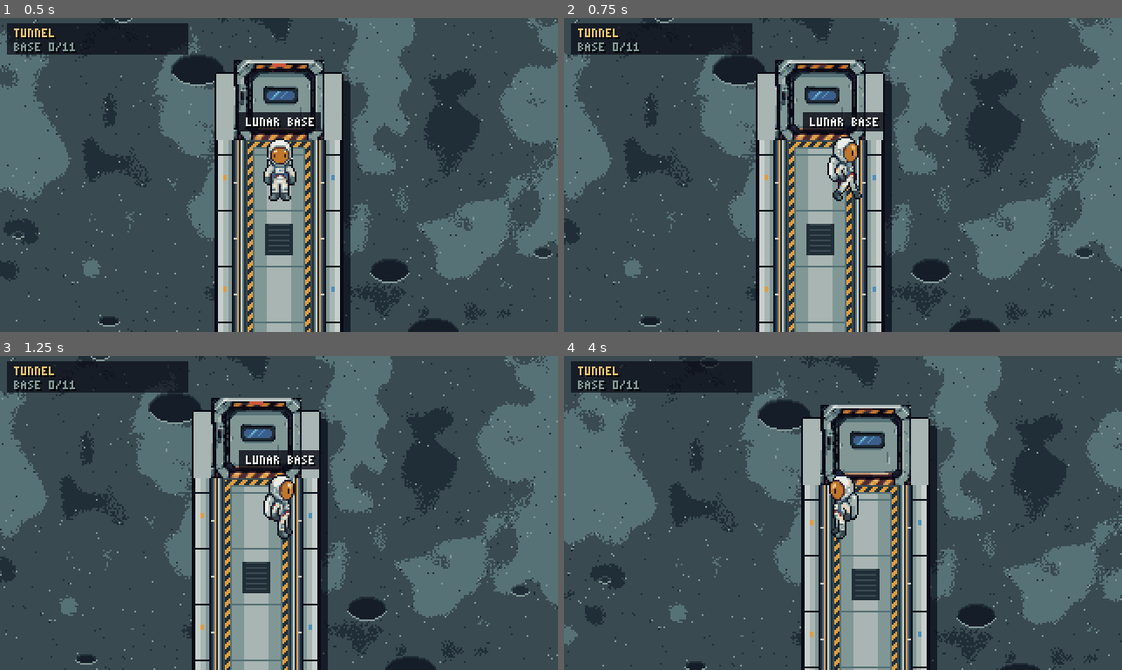
Above: before the commit, frames 1-4 (two rows, left to right).
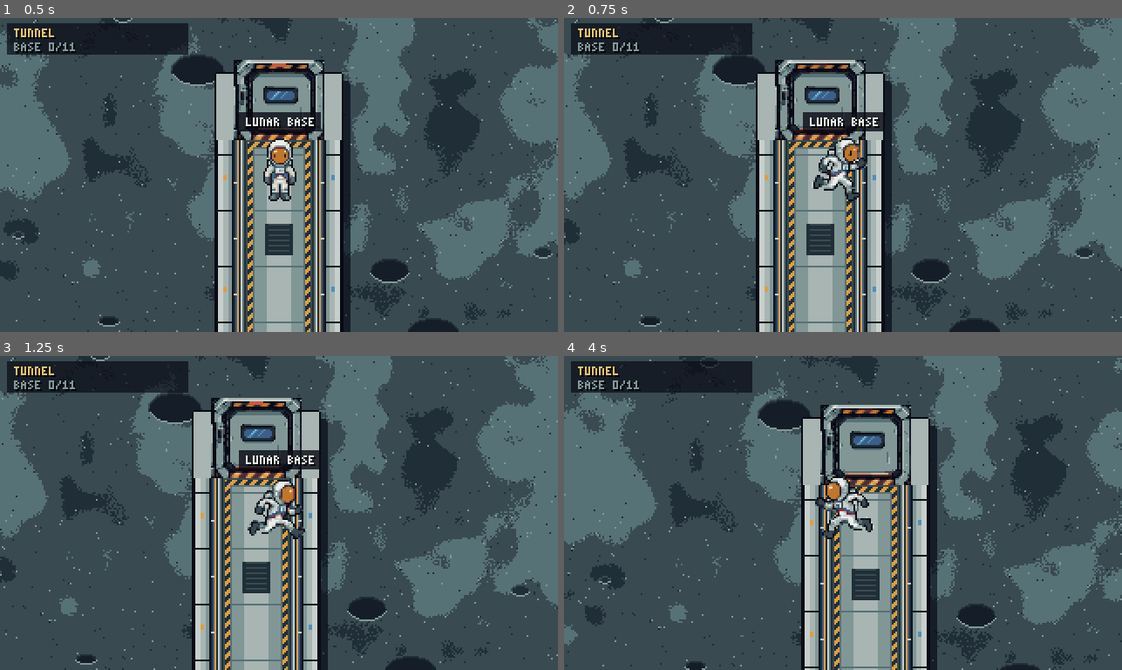
Above: after the commit, the same moments.

Repository: HattoriLoL/Artemis-Adventure
Game: Godot game, scene res://cenas/mapa.tscn
Same seed, same stepped clock (60 frames per second), same inputs: the game is played once before the commit and once after it.
Inputs (mouse positions are in pixels of both pictures, inside the frame that each line leads up to):
- Up to frame 1 (0.5 s): no input
- Up to frame 2 (0.75 s): tap Enter (ui_accept) at 0.5 s; move the mouse to (965, 159) at 0.52 s; hold D (direita) from 0.53 s (still down); hold Shift (andar, bound only before the commit) from 0.53 s (still down); click (965, 159) at 0.67 s
- Up to frame 3 (1.25 s): keep holding D (direita); keep holding Shift (andar, bound only before the commit); tap Enter (ui_accept) at 0.77 s; tap E (usar) at 0.8 s
- Up to frame 4 (4 s): move the mouse to (731, 528) at 1.27 s; release D (direita) at 1.28 s; release Shift (andar, bound only before the commit) at 1.28 s; hold S (baixo) 1.28-2.03 s; tap E (usar) at 1.35, 3.8 s; tap Enter (ui_accept) at 1.52, 2.75, 3.02, 3.77 s; tap X at 1.55, 2.1 s; move the mouse to (898, 443) at 2.02 s; hold D (direita) 2.03-2.78 s; tap J at 2.3, 2.85 s; move the mouse to (815, 575) at 2.77 s; hold W (cima) 2.78-3.53 s; click (815, 575) at 2.92 s; tap Shift (andar, bound only before the commit) at 3.05 s; move the mouse to (1010, 560) at 3.52 s; hold A (esquerda) from 3.53 s (still down); hold Shift (andar, bound only before the commit) from 3.53 s (still down)

Frame 1 is identical in both runs. In frame 2, 1.0% of the frame differs, in the area x 44-55%, y 37-59%; in frame 3, 1.1%; in frame 4, 1.1%.

Commit message:
Animação de correr do astronauta e ação correr no Shift
- Folha do astronauta com 4 linhas novas e animações run_down, run_left, run_right e run_up (12 fps): de perfil,
  um ciclo de corrida do mesmo personagem (passadas longas, corpo inclinado), espelhado para o outro lado; de
  frente e de costas, os quadros de andar com quique. As animações antigas não mudam.
- O astronauta usa run_<dir> enquanto corre (no lugar de acelerar a de andar com speed_scale).
- A ação "correr" não existia no InputMap (o Godot acusava ação inexistente a cada quadro): o Shift do mapa.gd
  passa a se chamar "correr" e o jogador lê só ela.

Diff:
--- a/jogo/assets/astronauta/astronauta_topo_frames.tres
+++ b/jogo/assets/astronauta/astronauta_topo_frames.tres
@@ -161,6 +161,70 @@
 [sub_resource type="AtlasTexture" id="AtlasTexture_40"]
 atlas = ExtResource("1_folha")
 region = Rect2(96, 528, 48, 48)
+
+[sub_resource type="AtlasTexture" id="AtlasTexture_41"]
+atlas = ExtResource("1_folha")
+region = Rect2(0, 576, 48, 48)
+
+[sub_resource type="AtlasTexture" id="AtlasTexture_42"]
+atlas = ExtResource("1_folha")
+region = Rect2(48, 576, 48, 48)
+
+[sub_resource type="AtlasTexture" id="AtlasTexture_43"]
+atlas = ExtResource("1_folha")
+region = Rect2(96, 576, 48, 48)
+
+[sub_resource type="AtlasTexture" id="AtlasTexture_44"]
+atlas = ExtResource("1_folha")
+region = Rect2(144, 576, 48, 48)
+
+[sub_resource type="AtlasTexture" id="AtlasTexture_45"]
+atlas = ExtResource("1_folha")
+region = Rect2(0, 624, 48, 48)
+
+[sub_resource type="AtlasTexture" id="AtlasTexture_46"]
+atlas = ExtResource("1_folha")
+region = Rect2(48, 624, 48, 48)
+
+[sub_resource type="AtlasTexture" id="AtlasTexture_47"]
+atlas = ExtResource("1_folha")
+region = Rect2(96, 624, 48, 48)
+
+[sub_resource type="AtlasTexture" id="AtlasTexture_48"]
+atlas = ExtResource("1_folha")
+region = Rect2(144, 624, 48, 48)
+
+[sub_resource type="AtlasTexture" id="AtlasTexture_49"]
+atlas = ExtResource("1_folha")
+region = Rect2(0, 672, 48, 48)
+
+[sub_resource type="AtlasTexture" id="AtlasTexture_50"]
+atlas = ExtResource("1_folha")
+region = Rect2(48, 672, 48, 48)
+
+[sub_resource type="AtlasTexture" id="AtlasTexture_51"]
+atlas = ExtResource("1_folha")
+region = Rect2(96, 672, 48, 48)
+
+[sub_resource type="AtlasTexture" id="AtlasTexture_52"]
+atlas = ExtResource("1_folha")
+region = Rect2(144, 672, 48, 48)
+
+[sub_resource type="AtlasTexture" id="AtlasTexture_53"]
+atlas = ExtResource("1_folha")
+region = Rect2(0, 720, 48, 48)
+
+[sub_resource type="AtlasTexture" id="AtlasTexture_54"]
+atlas = ExtResource("1_folha")
+region = Rect2(48, 720, 48, 48)
+
+[sub_resource type="AtlasTexture" id="AtlasTexture_55"]
+atlas = ExtResource("1_folha")
+region = Rect2(96, 720, 48, 48)
+
+[sub_resource type="AtlasTexture" id="AtlasTexture_56"]
+atlas = ExtResource("1_folha")
+region = Rect2(144, 720, 48, 48)
 
 [resource]
 animations = [{
@@ -371,4 +435,84 @@
 "loop": false,
 "name": &"use_up",
 "speed": 8.0
+}, {
+"frames": [{
+"duration": 1.0,
+"texture": SubResource("AtlasTexture_41")
+},
+{
+"duration": 1.0,
+"texture": SubResource("AtlasTexture_42")
+},
+{
+"duration": 1.0,
+"texture": SubResource("AtlasTexture_43")
+},
+{
+"duration": 1.0,
+"texture": SubResource("AtlasTexture_44")
+}],
+"loop": true,
+"name": &"run_down",
+"speed": 12.0
+}, {
+"frames": [{
+"duration": 1.0,
+"texture": SubResource("AtlasTexture_45")
+},
+{
+"duration": 1.0,
+"texture": SubResource("AtlasTexture_46")
+},
+{
+"duration": 1.0,
+"texture": SubResource("AtlasTexture_47")
+},
+{
+"duration": 1.0,
+"texture": SubResource("AtlasTexture_48")
+}],
+"loop": true,
+"name": &"run_left",
+"speed": 12.0
+}, {
+"frames": [{
+"duration": 1.0,
+"texture": SubResource("AtlasTexture_49")
+},
+{
+"duration": 1.0,
+"texture": SubResource("AtlasTexture_50")
+},
+{
+"duration": 1.0,
+"texture": SubResource("AtlasTexture_51")
+},
+{
+"duration": 1.0,
+"texture": SubResource("AtlasTexture_52")
+}],
+"loop": true,
+"name": &"run_right",
+"speed": 12.0
+}, {
+"frames": [{
+"duration": 1.0,
+"texture": SubResource("AtlasTexture_53")
+},
+{
+"duration": 1.0,
+"texture": SubResource("AtlasTexture_54")
+},
+{
+"duration": 1.0,
+"texture": SubResource("AtlasTexture_55")
+},
+{
+"duration": 1.0,
+"texture": SubResource("AtlasTexture_56")
+}],
+"loop": true,
+"name": &"run_up",
+"speed": 12.0
 }]
--- a/jogo/scripts/jogador_topo.gd
+++ b/jogo/scripts/jogador_topo.gd
@@ -1,6 +1,7 @@
 extends CharacterBody2D
 ## Astronauta da versão vista de cima (três quartos): anda em 8 direções; a animação segue a direção dominante
 ## (baixo, cima, esquerda, direita). Origem do nó = pés (os quadros de 48x48 têm os pés na linha 46).
+## Segurando Shift (ação `correr`) corre, com a animação run_<dir> e mais poeira.
 ## Na Lua, levanta um pouco de poeira ao andar. Modo demonstração: anda até `bot_alvo` (a próxima tarefa).
 
 const VEL_ANDAR := 70.0
@@ -98,7 +99,7 @@
 
 func _physics_process(delta: float) -> void:
 	var ent := Vector2.ZERO if t_usar > 0.0 else _entrada(delta)
-	var correndo := not demo and (Input.is_action_pressed("correr") or Input.is_action_pressed("andar"))
+	var correndo := not demo and Input.is_action_pressed("correr")
 	var vmax := (VEL_CORRER if correndo else VEL_ANDAR) * mult_vel
 	velocity = velocity.move_toward(ent * vmax, ACEL * mult_vel * delta)
 	move_and_slide()
@@ -110,10 +111,12 @@
 			dir = "right" if ent.x > 0 else "left"
 		else:
 			dir = "down" if ent.y > 0 else "up"
-	var anim := ("walk_" if velocity.length() > 8.0 else "idle_") + dir
+	var anim := "idle_"
+	if velocity.length() > 8.0:
+		anim = "run_" if correndo and spr.sprite_frames.has_animation("run_" + dir) else "walk_"
+	anim += dir
 	if spr.animation != anim:
 		spr.play(anim)
-	spr.speed_scale = 1.4 if (correndo and velocity.length() > 8.0) else 1.0
 	if com_poeira and velocity.length() > 8.0:
 		t_passo -= delta
 		if t_passo <= 0.0:
--- a/jogo/scripts/mapa.gd
+++ b/jogo/scripts/mapa.gd
@@ -77,7 +77,7 @@
 
 func _entradas() -> void:
 	var m := {"esquerda": [KEY_A, KEY_LEFT], "direita": [KEY_D, KEY_RIGHT], "cima": [KEY_W, KEY_UP],
-		"baixo": [KEY_S, KEY_DOWN], "andar": [KEY_SHIFT], "usar": [KEY_E, KEY_X, KEY_J, KEY_ENTER]}
+		"baixo": [KEY_S, KEY_DOWN], "correr": [KEY_SHIFT], "usar": [KEY_E, KEY_X, KEY_J, KEY_ENTER]}
 	for acao in m:
 		if InputMap.has_action(acao):
 			continue
Binary file changed: jogo/assets/astronauta/astronauta_topo_folha.png
Not shown: 1 places in jogo/assets/astronauta/astronauta_topo_frames.tres that only renumber resources
